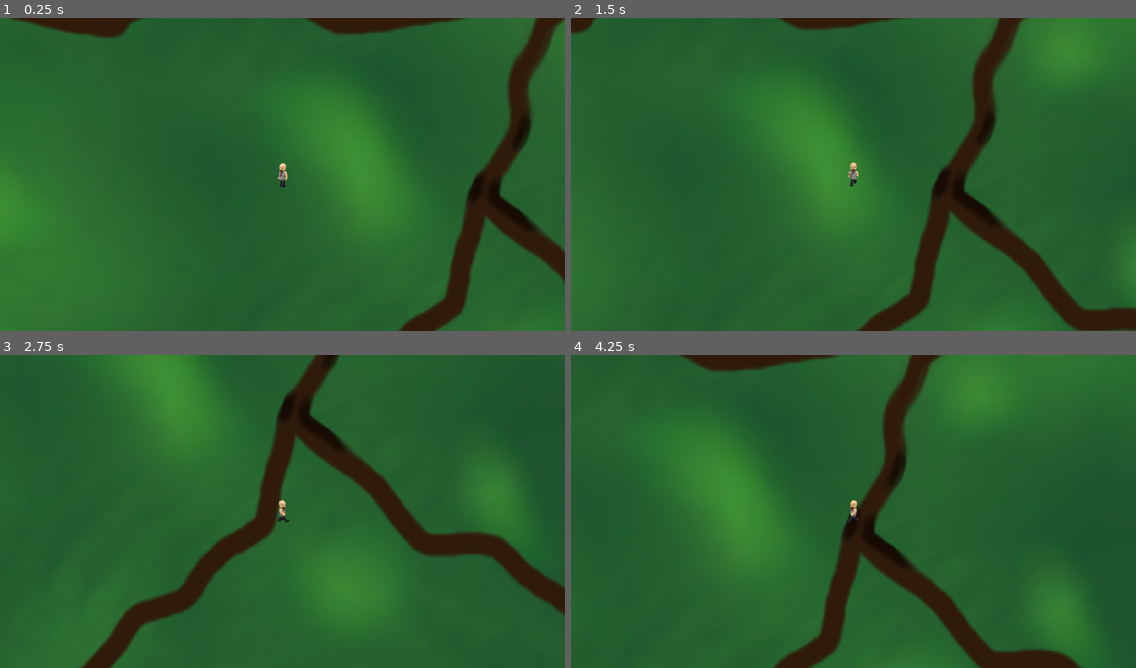
Above: before the commit, frames 1-4 (two rows, left to right).
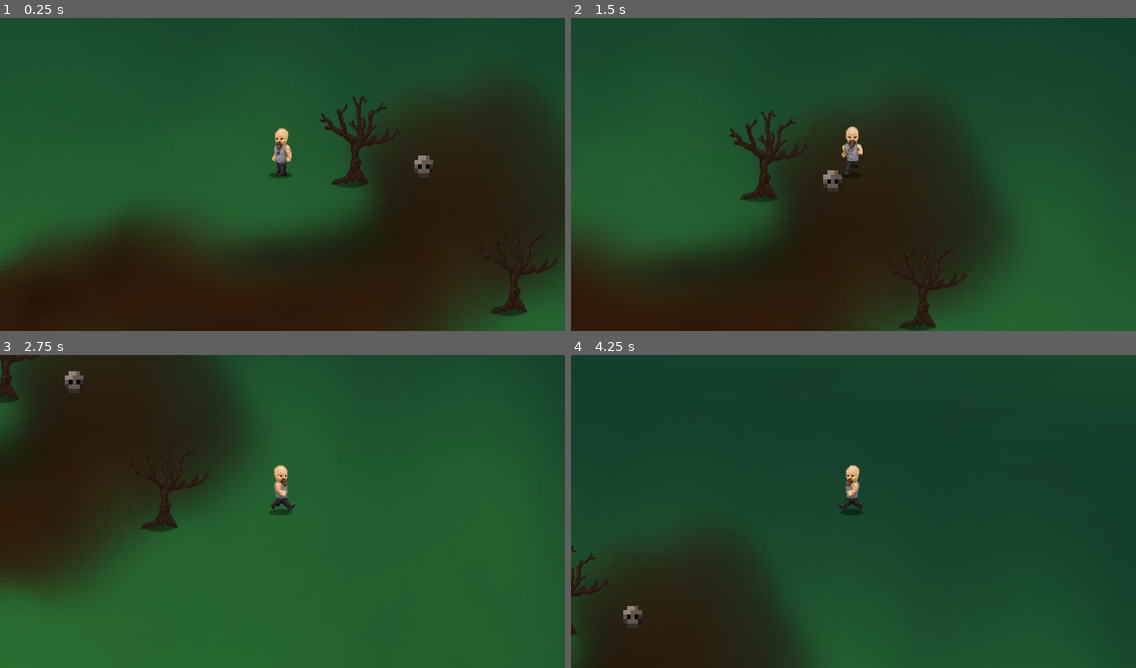
Above: after the commit, the same moments.

Repository: andreuramos/summoner-rpg
Game: Godot game, scene res://World.tscn
The game is run twice, just before and just after one commit, with the same random seed, the same clock (stepped at 60 frames per second) and the same inputs.
Inputs:
- Up to frame 1 (0.25 s): no input
- Up to frame 2 (1.5 s): tap Enter at 0.5 s; hold Right (ui_right) 0.53-1.28 s; hold Down (ui_down) from 1.28 s (still down)
- Up to frame 3 (2.75 s): release Down (ui_down) at 2.03 s; hold Right (ui_right) from 2.03 s (still down)
- Up to frame 4 (4.25 s): release Right (ui_right) at 2.78 s; hold Up (ui_up) 2.78-3.53 s; hold Left (ui_left) from 3.53 s (still down)

The runs differ from the first frame. In frame 1, 56% of the frame differs, in the area x 0-100%, y 0-100%; in frame 2, 55%; in frame 3, 39%; in frame 4, 76%.

Commit message:
created tree scene

Diff:
--- a/src/World.tscn
+++ b/src/World.tscn
@@ -1,13 +1,14 @@
-[gd_scene load_steps=3 format=2]
+[gd_scene load_steps=4 format=2]
 
 [ext_resource path="res://player/Player.tscn" type="PackedScene" id=1]
 [ext_resource path="res://imports/background.png" type="Texture" id=2]
+[ext_resource path="res://scene/tree1.tscn" type="PackedScene" id=3]
 
 [node name="World" type="Node2D"]
 
 [node name="background" type="Sprite" parent="."]
-position = Vector2( 435.585, 208.542 )
-scale = Vector2( 2.06747, 2.2193 )
+position = Vector2( -2348.73, 1954.03 )
+scale = Vector2( 4.78087, 5.62018 )
 texture = ExtResource( 2 )
 
 [node name="YSort" type="YSort" parent="."]
@@ -16,3 +17,9 @@
 
 [node name="Camera2D" type="Camera2D" parent="YSort/Player"]
 current = true
+
+[node name="tree1" parent="YSort" instance=ExtResource( 3 )]
+position = Vector2( 281.817, 117.6 )
+
+[node name="tree2" parent="YSort" instance=ExtResource( 3 )]
+position = Vector2( 484.175, 281.817 )
--- a/src/player/Player.gd
+++ b/src/player/Player.gd
@@ -21,7 +21,6 @@
 		animationState.travel("walk")
 		velocity = velocity.move_toward(input_vector * MAX_SPEED, ACCELERATION * delta)
 	else:
-		print(animationTree.get("parameters/idle/blend_position"))
 		animationState.travel("idle")
 		velocity = velocity.move_toward(Vector2.ZERO, FRICTION * delta)
 
--- a/src/player/Player.tscn
+++ b/src/player/Player.tscn
@@ -1,133 +1,130 @@
-[gd_scene load_steps=26 format=2]
+[gd_scene load_steps=27 format=2]
 
 [ext_resource path="res://player/Player.gd" type="Script" id=1]
 [ext_resource path="res://imports/player-walk.png" type="Texture" id=2]
+[ext_resource path="res://imports/shadow-m.png" type="Texture" id=3]
 
 [sub_resource type="CapsuleShape2D" id=1]
-radius = 12.6917
-height = 17.5394
+radius = 9.94711
+height = 13.1369
+
+[sub_resource type="Animation" id=2]
+resource_name = "idle-down"
+length = 0.1
+loop = true
+tracks/0/type = "value"
+tracks/0/path = NodePath("Sprite:frame")
+tracks/0/interp = 1
+tracks/0/loop_wrap = true
+tracks/0/imported = false
+tracks/0/enabled = true
+tracks/0/keys = {
+"times": PoolRealArray( 0 ),
+"transitions": PoolRealArray( 1 ),
+"update": 1,
+"values": [ 0 ]
+}
+
+[sub_resource type="Animation" id=3]
+resource_name = "idle-left"
+length = 0.1
+loop = true
+tracks/0/type = "value"
+tracks/0/path = NodePath("Sprite:frame")
+tracks/0/interp = 1
+tracks/0/loop_wrap = true
+tracks/0/imported = false
+tracks/0/enabled = true
+tracks/0/keys = {
+"times": PoolRealArray( 0 ),
+"transitions": PoolRealArray( 1 ),
+"update": 1,
+"values": [ 16 ]
+}
+
+[sub_resource type="Animation" id=4]
+resource_name = "idle-right"
+length = 0.1
+loop = true
+tracks/0/type = "value"
+tracks/0/path = NodePath("Sprite:frame")
+tracks/0/interp = 1
+tracks/0/loop_wrap = true
+tracks/0/imported = false
+tracks/0/enabled = true
+tracks/0/keys = {
+"times": PoolRealArray( 0 ),
+"transitions": PoolRealArray( 1 ),
+"update": 1,
+"values": [ 8 ]
+}
+
+[sub_resource type="Animation" id=5]
+resource_name = "idle-up"
+length = 0.1
+loop = true
+tracks/0/type = "value"
+tracks/0/path = NodePath("Sprite:frame")
+tracks/0/interp = 1
+tracks/0/loop_wrap = true
+tracks/0/imported = false
+tracks/0/enabled = true
+tracks/0/keys = {
+"times": PoolRealArray( 0 ),
+"transitions": PoolRealArray( 1 ),
+"update": 1,
+"values": [ 24 ]
+}
 
 [sub_resource type="Animation" id=6]
-resource_name = "idle-down"
-length = 0.1
-loop = true
-tracks/0/type = "value"
-tracks/0/path = NodePath("Sprite:frame")
-tracks/0/interp = 1
-tracks/0/loop_wrap = true
-tracks/0/imported = false
-tracks/0/enabled = true
-tracks/0/keys = {
-"times": PoolRealArray( 0 ),
-"transitions": PoolRealArray( 1 ),
-"update": 1,
-"values": [ 0 ]
+length = 0.8
+loop = true
+tracks/0/type = "value"
+tracks/0/path = NodePath("Sprite:frame")
+tracks/0/interp = 1
+tracks/0/loop_wrap = true
+tracks/0/imported = false
+tracks/0/enabled = true
+tracks/0/keys = {
+"times": PoolRealArray( 0, 0.1, 0.2, 0.3, 0.4, 0.5, 0.6, 0.7 ),
+"transitions": PoolRealArray( 1, 1, 1, 1, 1, 1, 1, 1 ),
+"update": 1,
+"values": [ 1, 2, 3, 4, 5, 6, 7, 0 ]
 }
 
 [sub_resource type="Animation" id=7]
-resource_name = "idle-left"
-length = 0.1
-loop = true
-tracks/0/type = "value"
-tracks/0/path = NodePath("Sprite:frame")
-tracks/0/interp = 1
-tracks/0/loop_wrap = true
-tracks/0/imported = false
-tracks/0/enabled = true
-tracks/0/keys = {
-"times": PoolRealArray( 0 ),
-"transitions": PoolRealArray( 1 ),
-"update": 1,
-"values": [ 16 ]
+length = 0.8
+loop = true
+tracks/0/type = "value"
+tracks/0/path = NodePath("Sprite:frame")
+tracks/0/interp = 1
+tracks/0/loop_wrap = true
+tracks/0/imported = false
+tracks/0/enabled = true
+tracks/0/keys = {
+"times": PoolRealArray( 0, 0.1, 0.2, 0.3, 0.4, 0.5, 0.6, 0.7 ),
+"transitions": PoolRealArray( 1, 1, 1, 1, 1, 1, 1, 1 ),
+"update": 1,
+"values": [ 17, 18, 19, 20, 21, 22, 23, 16 ]
 }
 
 [sub_resource type="Animation" id=8]
-resource_name = "idle-right"
-length = 0.1
-loop = true
-tracks/0/type = "value"
-tracks/0/path = NodePath("Sprite:frame")
-tracks/0/interp = 1
-tracks/0/loop_wrap = true
-tracks/0/imported = false
-tracks/0/enabled = true
-tracks/0/keys = {
-"times": PoolRealArray( 0 ),
-"transitions": PoolRealArray( 1 ),
-"update": 1,
-"values": [ 8 ]
+length = 0.8
+loop = true
+tracks/0/type = "value"
+tracks/0/path = NodePath("Sprite:frame")
+tracks/0/interp = 1
+tracks/0/loop_wrap = true
+tracks/0/imported = false
+tracks/0/enabled = true
+tracks/0/keys = {
+"times": PoolRealArray( 0, 0.1, 0.2, 0.3, 0.4, 0.5, 0.6, 0.7 ),
+"transitions": PoolRealArray( 1, 1, 1, 1, 1, 1, 1, 1 ),
+"update": 1,
+"values": [ 9, 10, 11, 12, 13, 14, 15, 8 ]
 }
 
 [sub_resource type="Animation" id=9]
-resource_name = "idle-up"
-length = 0.1
-loop = true
-tracks/0/type = "value"
-tracks/0/path = NodePath("Sprite:frame")
-tracks/0/interp = 1
-tracks/0/loop_wrap = true
-tracks/0/imported = false
-tracks/0/enabled = true
-tracks/0/keys = {
-"times": PoolRealArray( 0 ),
-"transitions": PoolRealArray( 1 ),
-"update": 1,
-"values": [ 24 ]
-}
-
-[sub_resource type="Animation" id=2]
-resource_name = "walk-down"
-length = 0.8
-loop = true
-tracks/0/type = "value"
-tracks/0/path = NodePath("Sprite:frame")
-tracks/0/interp = 1
-tracks/0/loop_wrap = true
-tracks/0/imported = false
-tracks/0/enabled = true
-tracks/0/keys = {
-"times": PoolRealArray( 0, 0.1, 0.2, 0.3, 0.4, 0.5, 0.6, 0.7 ),
-"transitions": PoolRealArray( 1, 1, 1, 1, 1, 1, 1, 1 ),
-"update": 1,
-"values": [ 1, 2, 3, 4, 5, 6, 7, 0 ]
-}
-
-[sub_resource type="Animation" id=3]
-resource_name = "walk-left"
-length = 0.8
-loop = true
-tracks/0/type = "value"
-tracks/0/path = NodePath("Sprite:frame")
-tracks/0/interp = 1
-tracks/0/loop_wrap = true
-tracks/0/imported = false
-tracks/0/enabled = true
-tracks/0/keys = {
-"times": PoolRealArray( 0, 0.1, 0.2, 0.3, 0.4, 0.5, 0.6, 0.7 ),
-"transitions": PoolRealArray( 1, 1, 1, 1, 1, 1, 1, 1 ),
-"update": 1,
-"values": [ 17, 18, 19, 20, 21, 22, 23, 16 ]
-}
-
-[sub_resource type="Animation" id=4]
-resource_name = "walk-right"
-length = 0.8
-loop = true
-tracks/0/type = "value"
-tracks/0/path = NodePath("Sprite:frame")
-tracks/0/interp = 1
-tracks/0/loop_wrap = true
-tracks/0/imported = false
-tracks/0/enabled = true
-tracks/0/keys = {
-"times": PoolRealArray( 0, 0.1, 0.2, 0.3, 0.4, 0.5, 0.6, 0.7 ),
-"transitions": PoolRealArray( 1, 1, 1, 1, 1, 1, 1, 1 ),
-"update": 1,
-"values": [ 9, 10, 11, 12, 13, 14, 15, 8 ]
-}
-
-[sub_resource type="Animation" id=5]
-resource_name = "walk-up"
 length = 0.8
 loop = true
 tracks/0/type = "value"
@@ -208,24 +205,31 @@
 position = Vector2( 193.862, 106.799 )
 script = ExtResource( 1 )
 
+[node name="shadow" type="Sprite" parent="."]
+position = Vector2( -1.59286, -16.6864 )
+scale = Vector2( 0.681932, 0.681932 )
+texture = ExtResource( 3 )
+
 [node name="Sprite" type="Sprite" parent="."]
+position = Vector2( -1.4158, -30.204 )
 texture = ExtResource( 2 )
 hframes = 32
 frame = 16
 
 [node name="CollisionShape2D" type="CollisionShape2D" parent="."]
-position = Vector2( 0, 14 )
+position = Vector2( -2.40793, -3.90161 )
+rotation = 1.5708
 shape = SubResource( 1 )
 
 [node name="AnimationPlayer" type="AnimationPlayer" parent="."]
-anims/idle-down = SubResource( 6 )
-anims/idle-left = SubResource( 7 )
-anims/idle-right = SubResource( 8 )
-anims/idle-up = SubResource( 9 )
-anims/walk-down = SubResource( 2 )
-anims/walk-left = SubResource( 3 )
-anims/walk-right = SubResource( 4 )
-anims/walk-up = SubResource( 5 )
+anims/idle-down = SubResource( 2 )
+anims/idle-left = SubResource( 3 )
+anims/idle-right = SubResource( 4 )
+anims/idle-up = SubResource( 5 )
+anims/walk-down = SubResource( 6 )
+anims/walk-left = SubResource( 7 )
+anims/walk-right = SubResource( 8 )
+anims/walk-up = SubResource( 9 )
 
 [node name="AnimationTree" type="AnimationTree" parent="."]
 tree_root = SubResource( 22 )
--- a/src/project.godot
+++ b/src/project.godot
@@ -21,10 +21,9 @@
 
 [display]
 
-window/size/width=720
-window/size/height=400
-window/size/test_width=1440
-window/size/test_height=800
+window/size/width=1440
+window/size/height=800
+window/stretch/shrink=2.0
 
 [rendering]
 
--- /dev/null
+++ b/src/scene/tree1.tscn
@@ -0,0 +1,24 @@
+[gd_scene load_steps=4 format=2]
+
+[ext_resource path="res://imports/tree1.png" type="Texture" id=1]
+[ext_resource path="res://imports/shadow-m.png" type="Texture" id=2]
+
+[sub_resource type="CapsuleShape2D" id=1]
+height = 26.1455
+
+[node name="tree1" type="StaticBody2D"]
+
+[node name="shadow" type="Sprite" parent="."]
+position = Vector2( -0.66742, -29.3371 )
+scale = Vector2( 1.08343, 1.10428 )
+z_as_relative = false
+texture = ExtResource( 2 )
+
+[node name="tree" type="Sprite" parent="."]
+position = Vector2( 8.00905, -57.0645 )
+texture = ExtResource( 1 )
+
+[node name="CollisionShape2D" type="CollisionShape2D" parent="."]
+position = Vector2( -2.00226, -3.67081 )
+rotation = 1.5708
+shape = SubResource( 1 )
